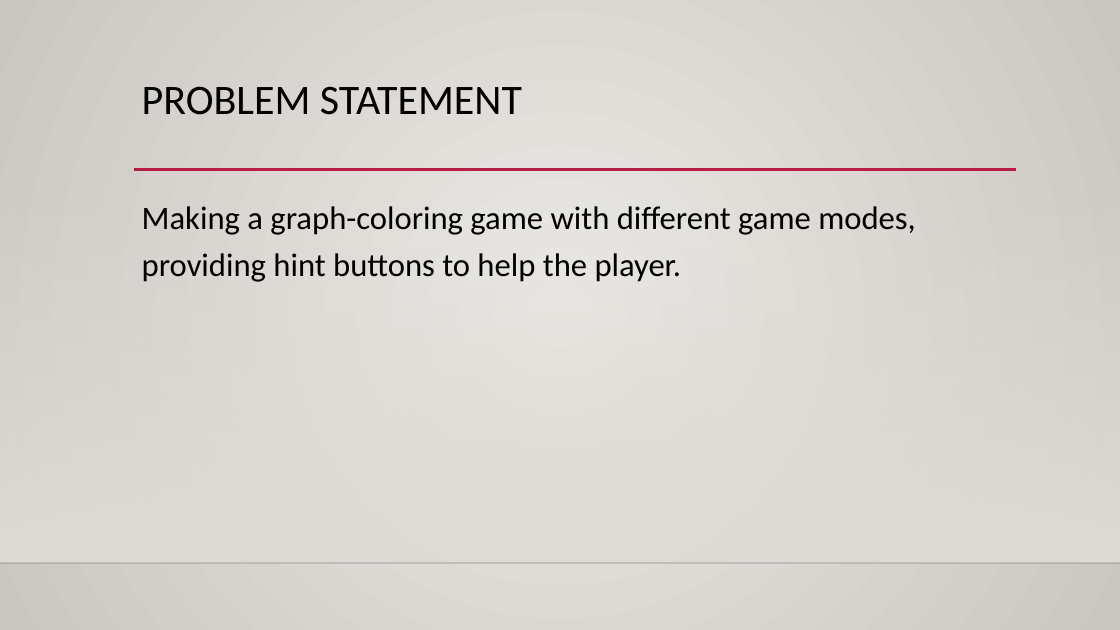
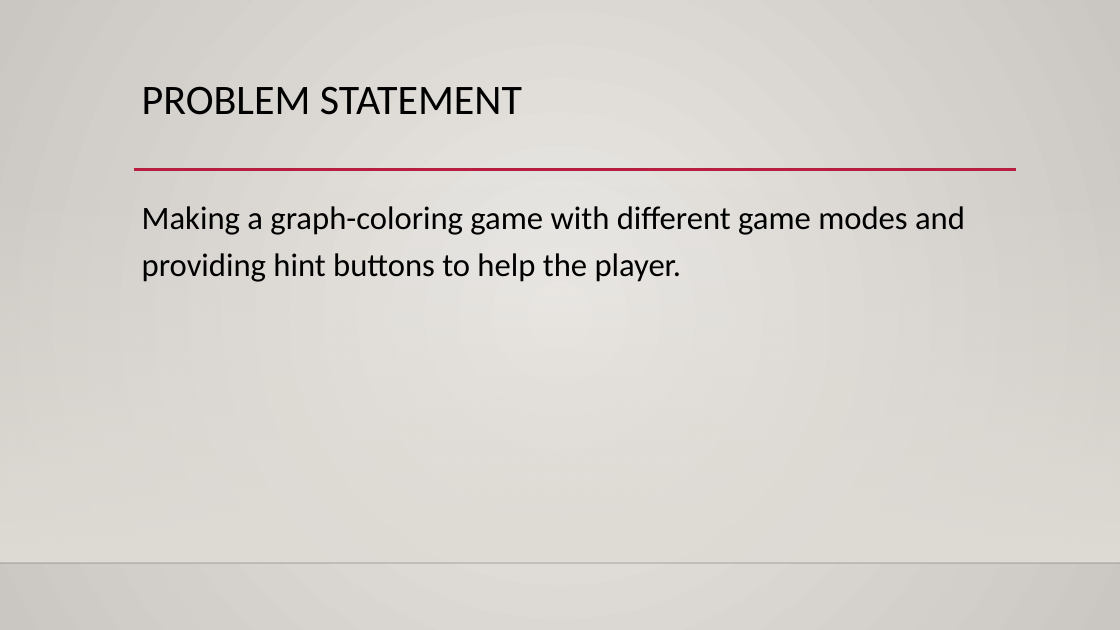
Before and after one commit to diagnoza/develop-, a slide deck: slide 3 of Project1-1/Phase2/Presentation2.pptx. Drawn at 1120x630 pixels with LibreOffice and Linux fonts; fonts in the diff are those of the drawing; background and template pictures are left out. Boxes give left, top, right and bottom in pixels: in the first picture for what was removed or moved away, otherwise in the second. Text is boxed around its words. In the diff, an @@ line names an element or a change of style, - is before the commit and + after.

```diff
--- a/Project1-1/Phase2/Presentation2.pptx
+++ b/Project1-1/Phase2/Presentation2.pptx
@@ text at [142,206,965,282]: text changed @@
-Making a graph-coloring game with different game modes, providing hint buttons to help the player.
+Making a graph-coloring game with different game modes and providing hint buttons to help the player.
```
Also in this commit, not shown: 3 other slides changed, 2 slides added.
